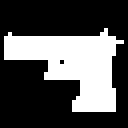
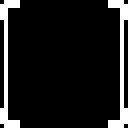
Layers edited between the first and the second 128x128 image:
added layer "UI Rect" above "Pistol" over (0, 0, 128, 128)
hid "Pistol" over (0, 0, 128, 128)
